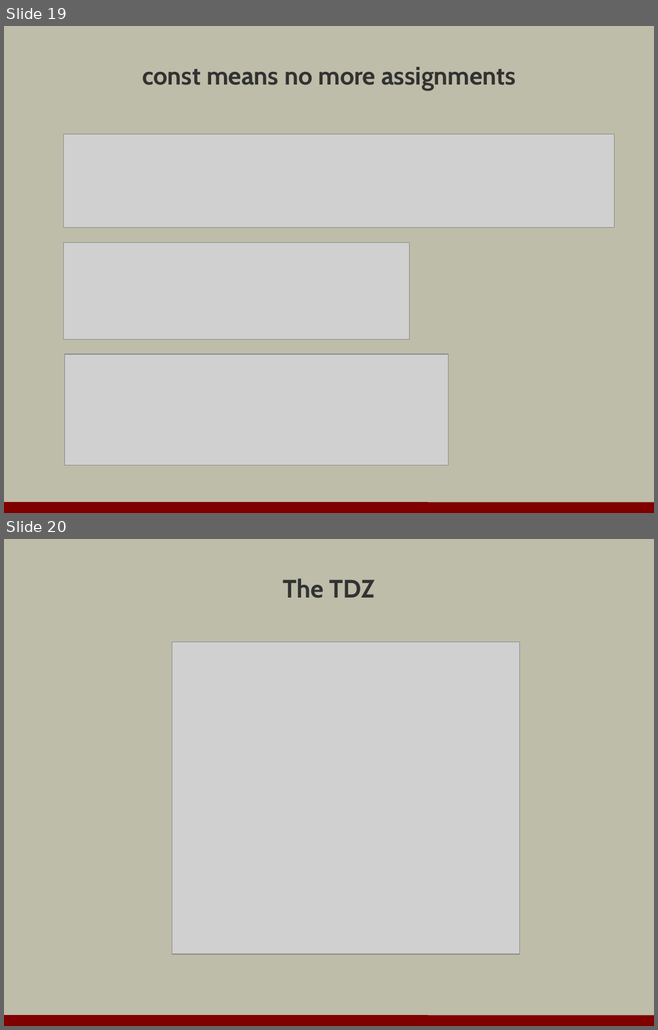
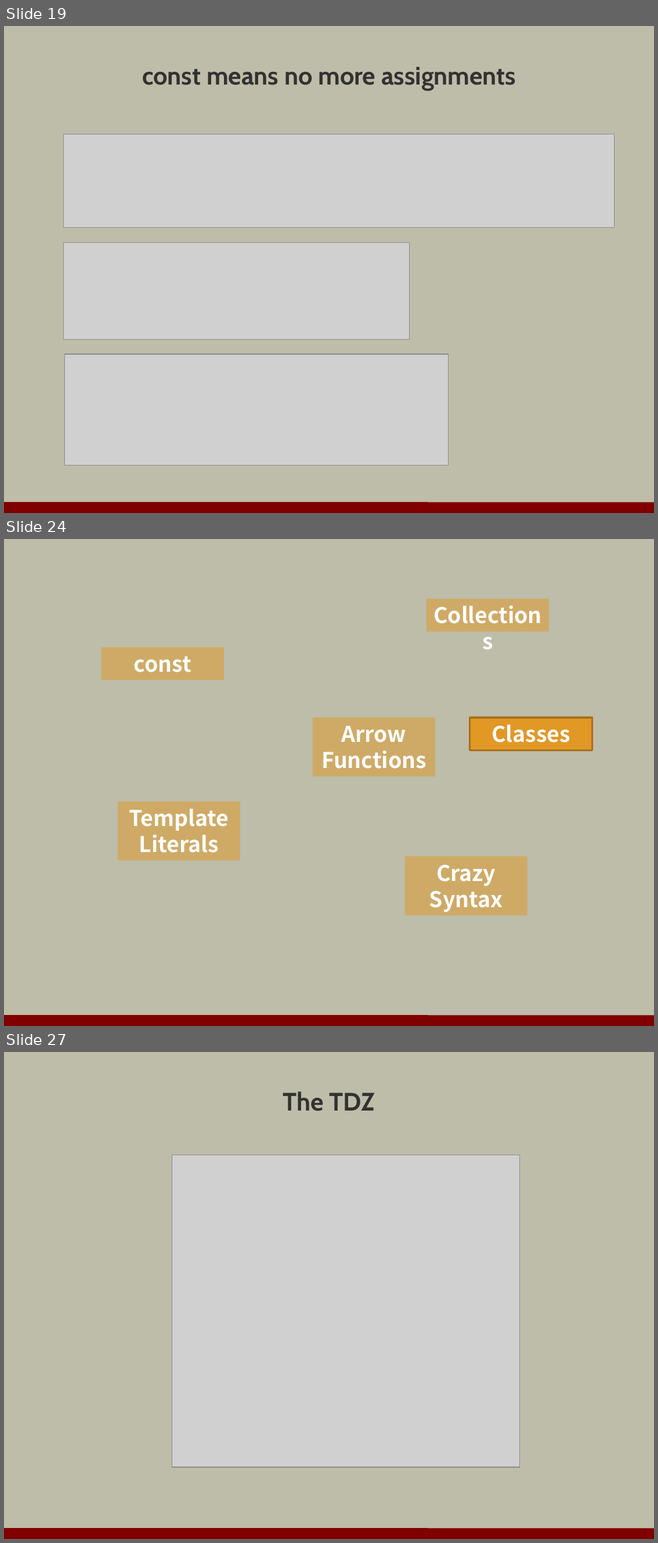
Before and after one commit to OdeToCode/classes, a slide deck: assorted/javascript_dragons.pptx. Shown one above the other, each under a label of ours: slides 19 and 20 before the commit, slides 19, 24 and 27 after it; the slides between them are not shown. The pictures are 658x1030 and 658x1543 pixels, drawn with LibreOffice and Linux fonts; fonts in the diff are those of the drawing; grey boxes stand for pictures; background and template pictures are left out. Boxes give left, top, right and bottom in pixels: in the first picture for what was removed or moved away, otherwise in the second. Text is boxed around its words. In the diff, an @@ line names an element or a change of style, - is before the commit and + after.

```diff
--- a/assorted/javascript_dragons.pptx
+++ b/assorted/javascript_dragons.pptx
@@ slide 24 added at bbox=[4, 539, 654, 1026], background picture (left out); not listed: 1 template element that a slide beside it also shows @@
@@ rectangle added at bbox=[426, 599, 549, 631], fill #E19825 at 50% opacity, 24 pt, text #FFFFFF, bold @@
+Collections
@@ rectangle added at bbox=[101, 647, 224, 680], fill #E19825 at 50% opacity, 24 pt, text #FFFFFF, bold @@
+const
@@ rectangle added at bbox=[313, 718, 435, 777], fill #E19825 at 50% opacity, 24 pt, text #FFFFFF, bold @@
+Arrow
+Functions
@@ rectangle added at bbox=[470, 718, 592, 750], fill #E19825, outline #A6701B 2 pt, 24 pt, text #FFFFFF, bold @@
+Classes
@@ rectangle added at bbox=[118, 801, 240, 860], fill #E19825 at 50% opacity, 24 pt, text #FFFFFF, bold @@
+Template
+Literals
@@ rectangle added at bbox=[405, 857, 527, 916], fill #E19825 at 50% opacity, 24 pt, text #FFFFFF, bold @@
+Crazy Syntax
@@ what was slide 20 is now slide 27 @@
```
Also in this commit, not shown: 3 slides changed, 25 other slides added, 2 slides removed, 1 other file.
